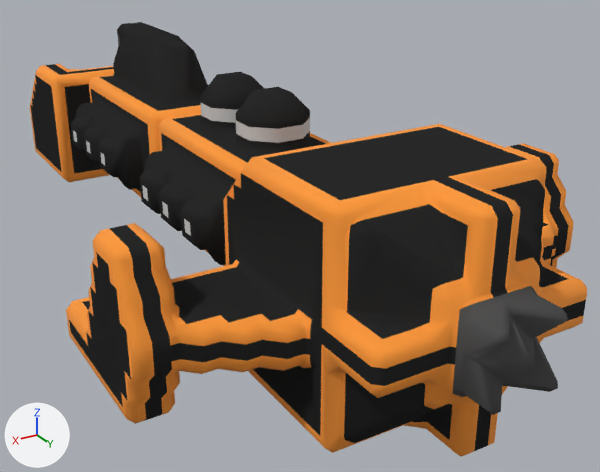
Before and after pictures for a commit that changed the OBJ model src/jsMain/resources/meshes/ndrc-5-krijgschuit-class.obj.
The view is the same before and after, from a 50 mm camera at (28.4, 59.1, 29.8) aimed at (-4.0, 5.2, 2.9). Arrows for +X, +Y and +Z are at lower left; the lights stay in place. Where no turn or scale is listed for an object, it has been applied to the vertices.

The first picture shows 'ndrc-5-krijgschuit-class'.
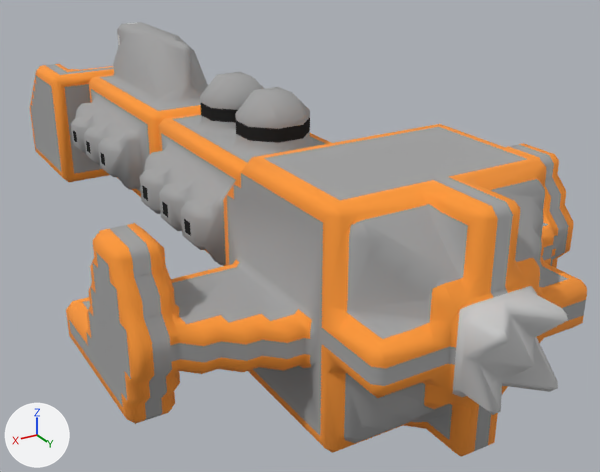
The newer file is also turned or shifted as a whole; pictures and numbers use the older file's frame.

Pixel boxes (x1, y1, x2, y2) of what changed, in the pictures (600 x 472 px; the box of a moved part takes in the faces that stretch with it):
part 1 of me_ndrc_5_krijgschuit_class, moved or reshaped
    before: (348, 313, 558, 392)
    after: (327, 260, 534, 422)
part 2 of me_ndrc_5_krijgschuit_class, built on
    before: (153, 39, 183, 106)
    after: (142, 37, 278, 122)
part 3 of me_ndrc_5_krijgschuit_class, surface changed (black to grey)
    both: (32, 22, 586, 451)

What the commit changed:
me_ndrc_5_krijgschuit_class is used by ob_ndrc_5_krijgschuit_class; location (0.0, 0.0, 0.0).
me_ndrc_5_krijgschuit_class had 2275 vertices, 4326 faces and spanned x -16.5..16.5, y -34.5..34.5, z 0.0..17.0.
me_ndrc_5_krijgschuit_class now has 2283 vertices, 4330 faces and spans x -16.5..16.5, y -34.5..34.5, z 0.0..17.0.
me_ndrc_5_krijgschuit_class part 1: 5 vertices removed from x -1.5..6.0, y 29.0..34.0, z 5.5..9.0; 9 vertices added at x -5.0..7.0, y 27.5..34.0, z 1.5..11.5.
me_ndrc_5_krijgschuit_class part 2: 1 vertex moved from x 2.0, y 0.5, z 14.5 to x 1.0, y 0.0, z 15.0; 1 vertex removed from x 2.0, y -7.0, z 12.0; 5 vertices added at x -0.5..2.5, y -10.0..10.0, z 12.5..15.0.
me_ndrc_5_krijgschuit_class part 3: 2178 kept faces spanning x -16.5..16.5, y -34.5..34.5, z 0.0..17.0 get new texture (UV) coordinates.
